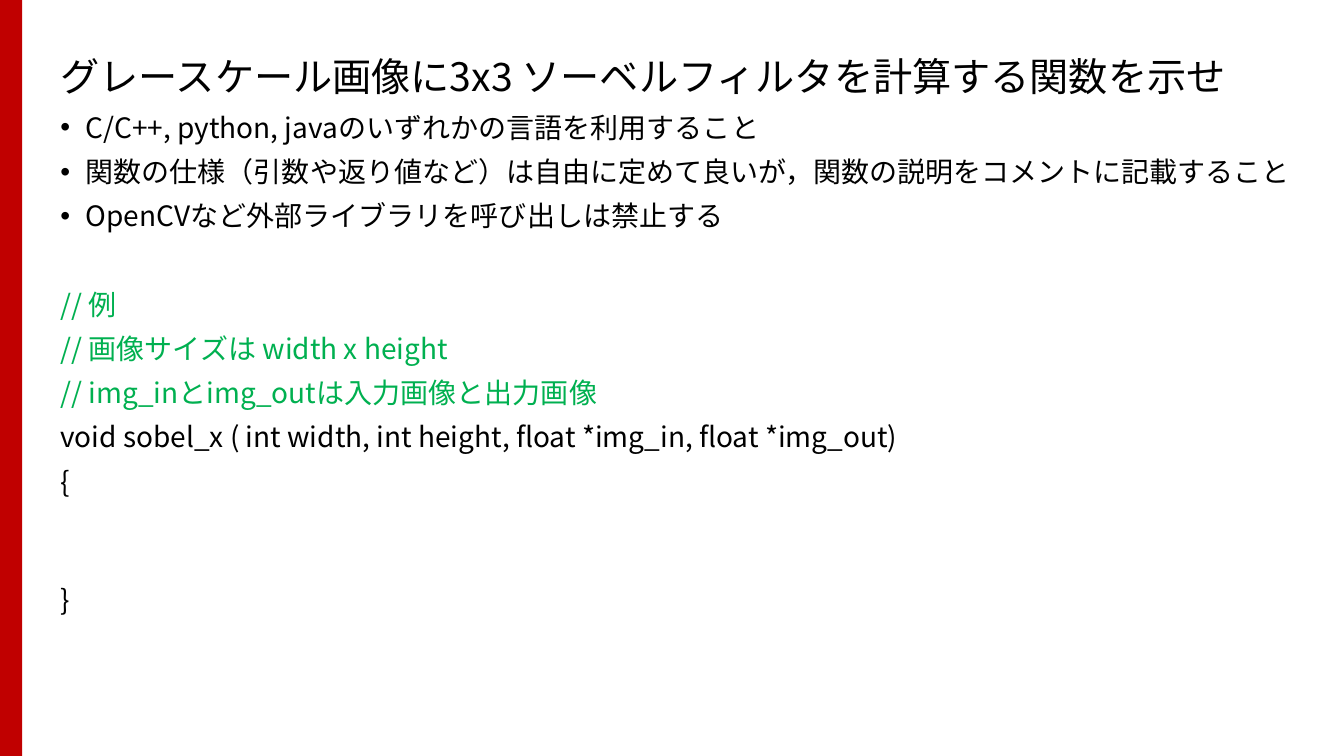
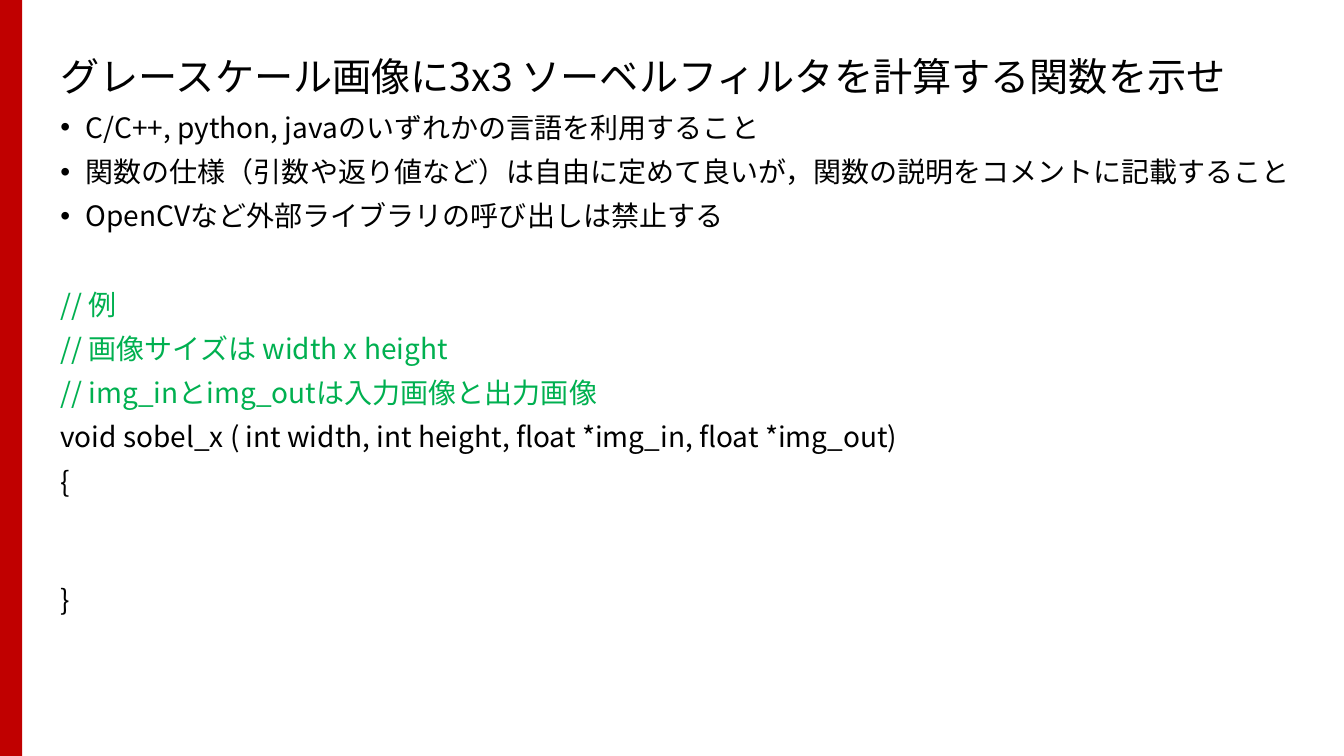
Before and after one commit to TakashiIjiri/TakashiIjiri.github.io, a slide deck: slide 3 of classes/dm2017/DigitalMedia2_14.pptx. Drawn at 1344x756 pixels with LibreOffice and Linux fonts; fonts in the diff are those of the drawing. Boxes give left, top, right and bottom in pixels: in the first picture for what was removed or moved away, otherwise in the second. Text is boxed around its words. In the diff, an @@ line names an element or a change of style, - is before the commit and + after.

```diff
--- a/classes/dm2017/DigitalMedia2_14.pptx
+++ b/classes/dm2017/DigitalMedia2_14.pptx
@@ text at bbox=[86, 202, 724, 233]: text changed @@
-• OpenCVなど外部ライブラリを呼び出しは禁止する
+• OpenCVなど外部ライブラリの呼び出しは禁止する
```
Also in this commit, not shown: 1 other file.
